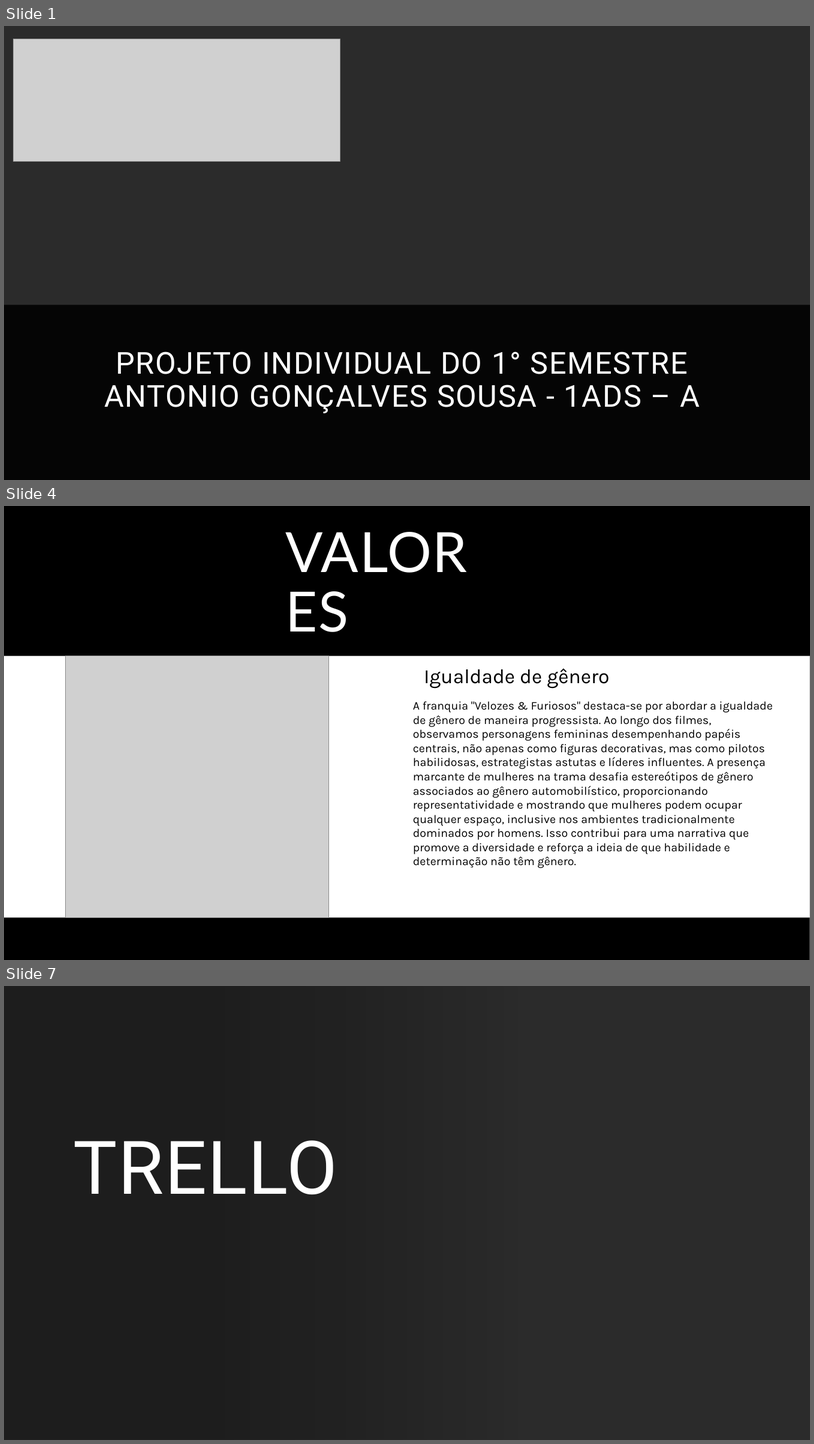
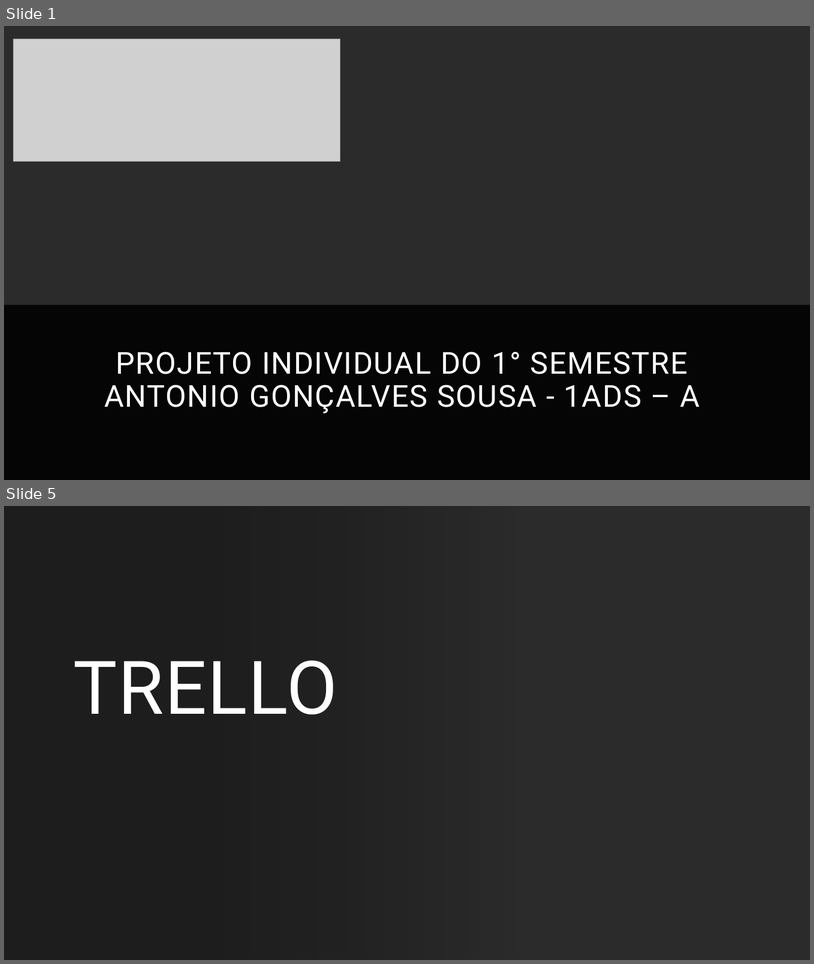
Before and after one commit to AntonioGoncalvesSousa/Projeto-Individual, a slide deck: Documentação/Documentação Proj.pptx. Shown one above the other, each under a label of ours: slides 1, 4 and 7 before the commit, slides 1 and 5 after it; the slides between them are not shown. The pictures are 814x1444 and 814x964 pixels, drawn with LibreOffice and Linux fonts; fonts in the diff are those of the drawing; grey boxes stand for pictures; background and template pictures are left out; a plain dark background stands for a picture behind light text. Boxes give left, top, right and bottom in pixels: in the first picture for what was removed or moved away, otherwise in the second. Text is boxed around its words. In the diff, an @@ line names an element or a change of style, - is before the commit and + after.

```diff
--- a/Documentação/Documentação Proj.pptx
+++ b/Documentação/Documentação Proj.pptx
@@ slide 4 removed at (4,506,810,960), background #FFFFFF; not listed: 1 template element that a slide beside it also shows @@
@@ rectangle removed at (4,506,810,960) @@
@@ title removed at (280,528,503,640) @@
-VALORES
@@ rectangle removed at (4,656,810,918) @@
@@ picture removed at (66,656,329,918) @@
@@ text removed at (424,668,609,688) @@
-Igualdade de gênero
@@ text removed at (413,701,773,868) @@
-A franquia "Velozes & Furiosos" destaca-se por abordar a igualdade de gênero de maneira progressista. Ao longo dos filmes, observamos personagens femininas desempenhando papéis centrais, não apenas como figuras decorativas, mas como pilotos habilidosas, estrategistas astutas e líderes influentes. A presença marcante de mulheres na trama desafia estereótipos de gênero associados ao gênero automobilístico, proporcionando representatividade e mostrando que mulheres podem ocupar qualquer espaço, inclusive nos ambientes tradicionalmente dominados por homens. Isso contribui para uma narrativa que promove a diversidade e reforça a ideia de que habilidade e determinação não têm gênero.
@@ what was slide 7 is now slide 5 @@
```
Also in this commit, not shown: 2 slides changed, 5 slides added, 6 other slides removed, 2 other files.
